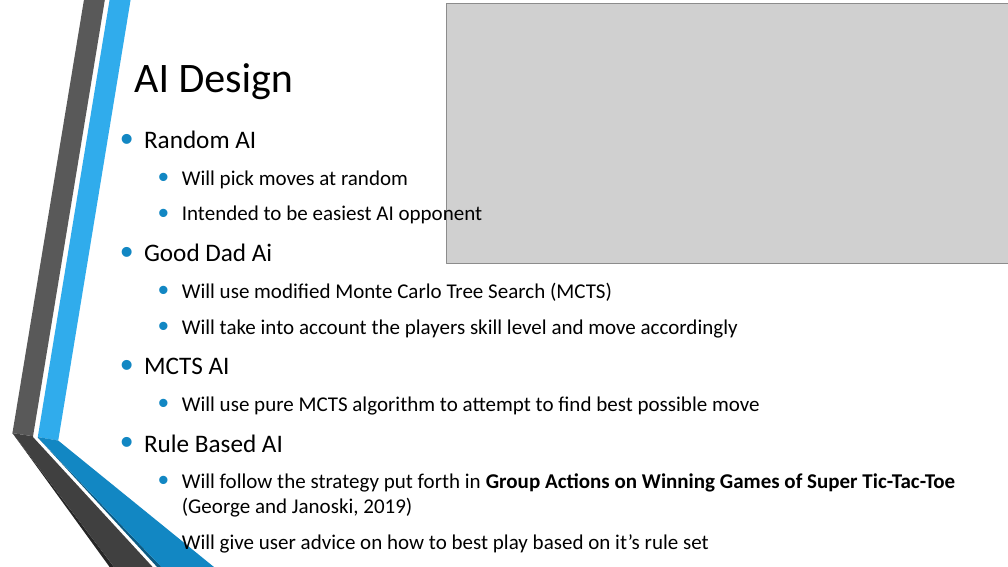
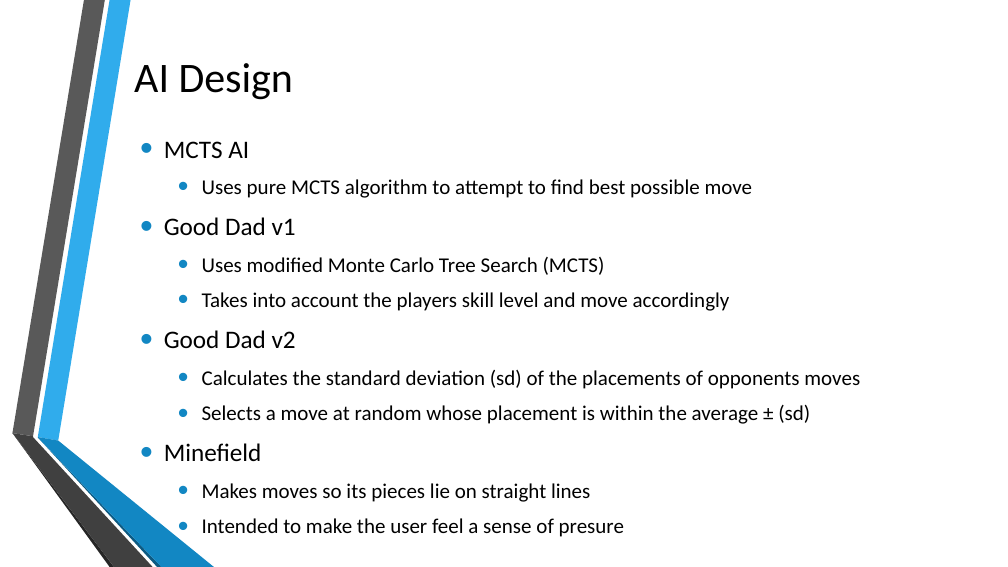
Before and after one commit to mDinardo08/diss, a slide deck: slide 4 of PosterDayPresentation.pptx (slide 6 before the commit). Drawn at 1008x567 pixels with LibreOffice and Linux fonts; fonts in the diff are those of the drawing; grey boxes stand for pictures; background and template pictures are left out. Boxes give left, top, right and bottom in pixels: in the first picture for what was removed or moved away, otherwise in the second. Text is boxed around its words. In the diff, an @@ line names an element or a change of style, - is before the commit and + after.

```diff
--- a/PosterDayPresentation.pptx
+++ b/PosterDayPresentation.pptx
@@ picture removed at (447, 3, 1008, 264) @@
@@ text "MCTS AI": place and size @@
-text "MCTS AI" at (144, 130, 955, 556)
+text "MCTS AI" at (164, 141, 860, 537)
@@ text at (144, 130, 738, 338): paragraphs removed @@
-• Random AI
-  • Will pick moves at random
-  • Intended to be easiest AI opponent
-• Good Dad Ai
-  • Will use modified Monte Carlo Tree Search (MCTS)
-  • Will take into account the players skill level and move accordingly
@@ text at (164, 179, 860, 537): text changed @@
-  • Will use pure MCTS algorithm to attempt to find best possible move
-• Rule Based AI
-  • Will follow the strategy put forth in Group Actions on Winning Games of Super Tic-Tac-Toe (George and Janoski, 2019)
-  • Will give user advice on how to best play based on it’s rule set
+  • Uses pure MCTS algorithm to attempt to find best possible move
+• Good Dad v1
+  • Uses modified Monte Carlo Tree Search (MCTS)
+  • Takes into account the players skill level and move accordingly
+• Good Dad v2
+  • Calculates the standard deviation (sd) of the placements of opponents moves
+  • Selects a move at random whose placement is within the average ± (sd)
+• Minefield
+  • Makes moves so its pieces lie on straight lines
+  • Intended to make the user feel a sense of presure
```
Also in this commit, not shown: 1 other slide changed, 6 slides added, 4 slides removed, 4 other files.
